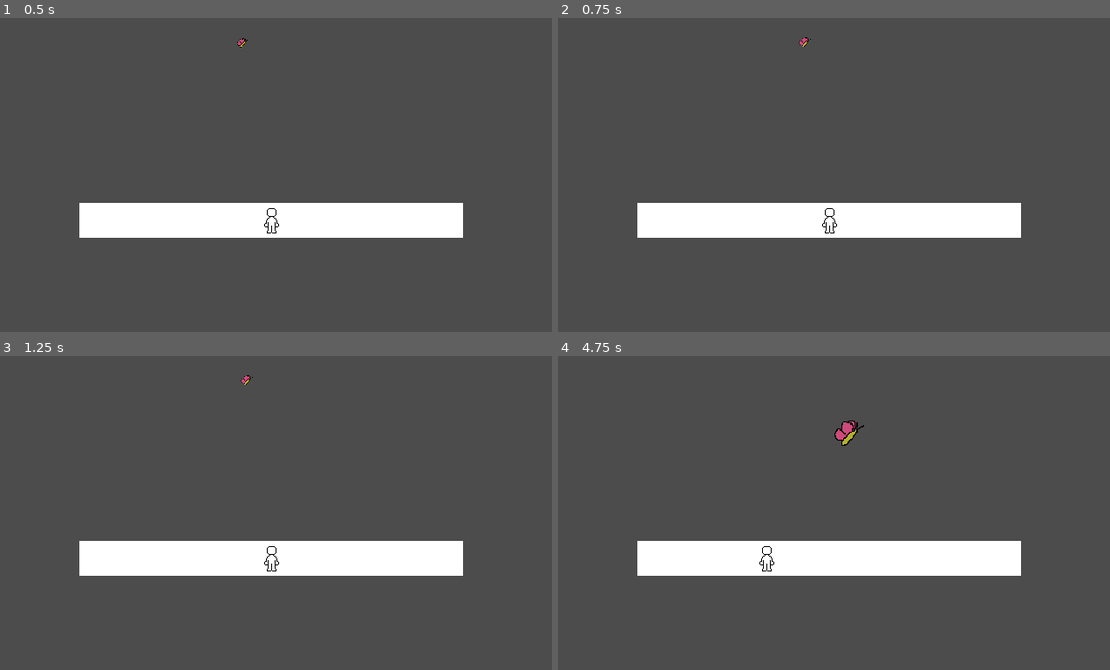
Above: before the commit, frames 1-4 (two rows, left to right).
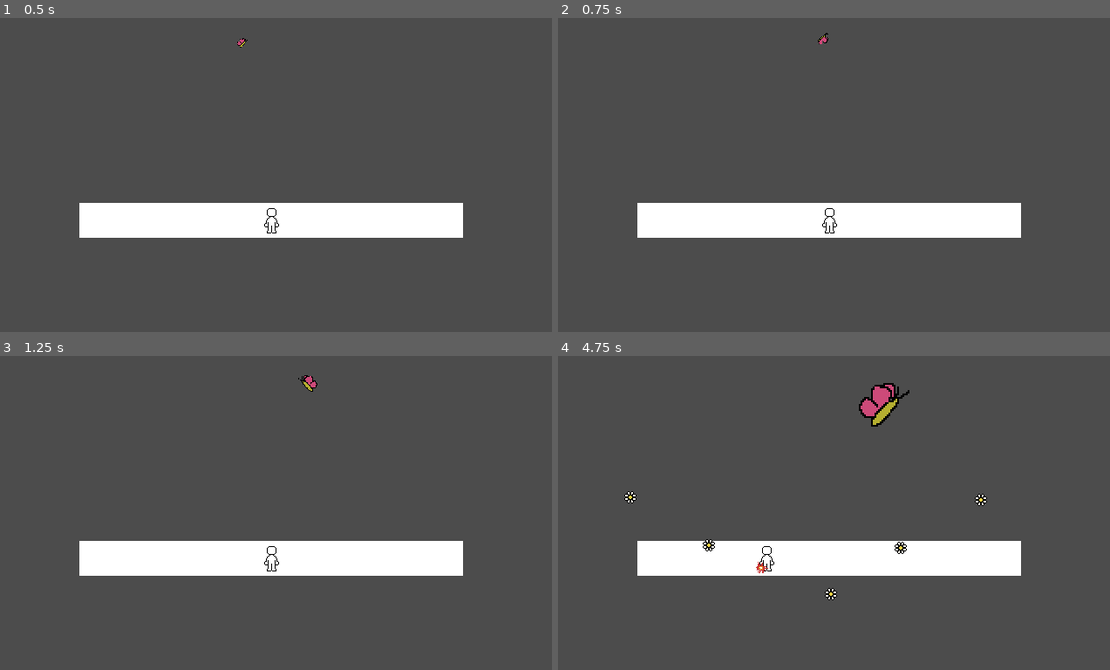
Above: after the commit, the same moments.

Repository: andersAsch0/Island-Game
Game: Godot game, scene res://scenes/BattleMode.tscn
The game is run twice, just before and just after one commit, with the same random seed, the same clock (stepped at 60 frames per second) and the same inputs. This scene is started directly instead of the project's main scene.
Inputs:
- Up to frame 1 (0.5 s): no input
- Up to frame 2 (0.75 s): tap Enter (ui_accept) at 0.5 s; hold Y (speedUpTime) from 0.53 s (still down); hold T (stopTime) from 0.53 s (still down)
- Up to frame 3 (1.25 s): keep holding Y (speedUpTime); keep holding T (stopTime); tap Enter (ui_accept) at 0.77 s
- Up to frame 4 (4.75 s): release T (stopTime) at 1.28 s; tap Space (dash) at 1.35, 4.35 s; tap Enter (ui_accept) at 1.52, 3.02, 3.77, 4.52 s; tap T (stopTime) at 1.55, 2.3, 2.85, 4.55 s; release Y (speedUpTime) at 2.03 s; hold F (enter_fight) 2.03-2.78 s; hold Left (ui_left) 2.03-3.53 s; hold R (reverseTime) 3.53-4.28 s; hold T (stopTime) 3.53-4.28 s; hold Right (ui_right) from 4.28 s (still down)

Frame 1 is identical in both runs. In frame 2, less than 0.1% of the frame differs, in the area x 43-49%, y 4-10%; in frame 3, 0.1%; in frame 4, 1.3%, in the area x 12-78%, y 8-78%.

Commit message:
continued work on combat
added cooldown, placeholder explosion effect, victory screen

Diff:
--- a/scenes/BattleMode.tscn
+++ b/scenes/BattleMode.tscn
@@ -25,3 +25,18 @@
 
 [node name="enemySpawnLocation" type="Position2D" parent="."]
 position = Vector2( 160, 25 )
+
+[node name="AbilityCoolDownTimer" type="Timer" parent="."]
+wait_time = 5.0
+one_shot = true
+
+[node name="VictoryButton" type="Button" parent="."]
+visible = false
+margin_left = 127.0
+margin_top = 36.0
+margin_right = 193.0
+margin_bottom = 56.0
+disabled = true
+text = "VICTORY"
+
+[connection signal="pressed" from="VictoryButton" to="." method="_on_VictoryButton_pressed"]
--- a/scenes/BattleModeEnemy.tscn
+++ b/scenes/BattleModeEnemy.tscn
@@ -6,6 +6,7 @@
 [ext_resource path="res://scripts/HitBox.gd" type="Script" id=4]
 [ext_resource path="res://scripts/HurtBox.gd" type="Script" id=5]
 [ext_resource path="res://scripts/enemyMovement.gd" type="Script" id=6]
+[ext_resource path="res://art/big explosion.png" type="Texture" id=7]
 
 [sub_resource type="CircleShape2D" id=14]
 radius = 16.0
@@ -20,6 +21,26 @@
 
 [sub_resource type="CircleShape2D" id=16]
 radius = 16.0312
+
+[sub_resource type="AtlasTexture" id=18]
+atlas = ExtResource( 7 )
+region = Rect2( 0, 0, 32, 32 )
+
+[sub_resource type="AtlasTexture" id=19]
+atlas = ExtResource( 7 )
+region = Rect2( 32, 0, 32, 32 )
+
+[sub_resource type="AtlasTexture" id=20]
+atlas = ExtResource( 7 )
+region = Rect2( 64, 0, 32, 32 )
+
+[sub_resource type="AtlasTexture" id=21]
+atlas = ExtResource( 7 )
+region = Rect2( 96, 0, 32, 32 )
+
+[sub_resource type="AtlasTexture" id=22]
+atlas = ExtResource( 7 )
+region = Rect2( 128, 0, 32, 32 )
 
 [sub_resource type="AtlasTexture" id=1]
 atlas = ExtResource( 1 )
@@ -71,6 +92,11 @@
 
 [sub_resource type="SpriteFrames" id=13]
 animations = [ {
+"frames": [ SubResource( 18 ), SubResource( 19 ), SubResource( 20 ), SubResource( 20 ), SubResource( 21 ), SubResource( 21 ), SubResource( 22 ), SubResource( 22 ), SubResource( 22 ), SubResource( 22 ), SubResource( 22 ) ],
+"loop": false,
+"name": "die",
+"speed": 5.0
+}, {
 "frames": [ SubResource( 1 ), SubResource( 2 ), SubResource( 3 ), SubResource( 4 ) ],
 "loop": true,
 "name": "idle",
@@ -91,11 +117,14 @@
 wait_time = 5.0
 one_shot = true
 
+[node name="DeathTimer" type="Timer" parent="."]
+wait_time = 2.0
+
+[node name="bulletSpawnTimer" type="Timer" parent="."]
+
 [node name="CollisionShape2D" type="CollisionShape2D" parent="."]
 visible = false
 shape = SubResource( 14 )
-
-[node name="bulletSpawnTimer" type="Timer" parent="."]
 
 [node name="bulletSpawnLocationY" type="Position2D" parent="."]
 position = Vector2( 0, 35 )
@@ -134,7 +163,10 @@
 position = Vector2( 3.8147e-06, 0 )
 rotation = 0.501648
 frames = SubResource( 13 )
-animation = "moving"
+animation = "die"
+frame = 10
+playing = true
 
 [connection signal="timeout" from="ApproachTimer" to="." method="_on_ApproachTimer_timeout"]
+[connection signal="timeout" from="DeathTimer" to="." method="_on_DeathTimer_timeout"]
 [connection signal="timeout" from="bulletSpawnTimer" to="." method="_on_bulletSpawnTimer_timeout"]
--- a/scenes/BattleModePlayer.tscn
+++ b/scenes/BattleModePlayer.tscn
@@ -152,6 +152,7 @@
 
 [node name="DashTimer" type="Timer" parent="."]
 wait_time = 0.1
+one_shot = true
 
 [node name="wallHitBox" type="CollisionShape2D" parent="."]
 position = Vector2( 0, 14 )
@@ -159,6 +160,7 @@
 shape = SubResource( 11 )
 
 [node name="DashCooldown" type="Timer" parent="."]
+one_shot = true
 
 [node name="HurtBox" type="Area2D" parent="."]
 visible = false
--- a/scenes/Bullet.tscn
+++ b/scenes/Bullet.tscn
@@ -1,9 +1,26 @@
-[gd_scene load_steps=8 format=2]
+[gd_scene load_steps=13 format=2]
 
 [ext_resource path="res://art/flower.png" type="Texture" id=1]
 [ext_resource path="res://scripts/battleMode/Bullet.gd" type="Script" id=2]
 [ext_resource path="res://scripts/HitBox.gd" type="Script" id=3]
 [ext_resource path="res://scripts/HurtBox.gd" type="Script" id=4]
+[ext_resource path="res://art/small explosion.png" type="Texture" id=5]
+
+[sub_resource type="AtlasTexture" id=4]
+atlas = ExtResource( 5 )
+region = Rect2( 0, 0, 32, 32 )
+
+[sub_resource type="AtlasTexture" id=5]
+atlas = ExtResource( 5 )
+region = Rect2( 32, 0, 32, 32 )
+
+[sub_resource type="AtlasTexture" id=6]
+atlas = ExtResource( 5 )
+region = Rect2( 64, 0, 32, 32 )
+
+[sub_resource type="AtlasTexture" id=7]
+atlas = ExtResource( 5 )
+region = Rect2( 96, 0, 32, 32 )
 
 [sub_resource type="SpriteFrames" id=1]
 animations = [ {
@@ -11,6 +28,11 @@
 "loop": true,
 "name": "default",
 "speed": 5.0
+}, {
+"frames": [ SubResource( 4 ), SubResource( 5 ), SubResource( 6 ), SubResource( 7 ) ],
+"loop": false,
+"name": "die",
+"speed": 8.0
 } ]
 
 [sub_resource type="CircleShape2D" id=2]
@@ -49,7 +71,11 @@
 [node name="CollisionShape2D" type="CollisionShape2D" parent="HurtBox"]
 shape = SubResource( 3 )
 
+[node name="DeathTimer" type="Timer" parent="."]
+wait_time = 0.5
+
 [connection signal="child_exiting_tree" from="." to="." method="_on_Bullet_child_exiting_tree"]
 [connection signal="screen_entered" from="VisibilityNotifier2D" to="." method="_on_VisibilityNotifier2D_screen_entered"]
 [connection signal="screen_exited" from="VisibilityNotifier2D" to="." method="_on_VisibilityNotifier2D_screen_exited"]
 [connection signal="timeout" from="DespawnTimer" to="." method="_on_DespawnTimer_timeout"]
+[connection signal="timeout" from="DeathTimer" to="." method="_on_DeathTimer_timeout"]
--- a/scenes/MainMenu.tscn
+++ b/scenes/MainMenu.tscn
@@ -31,7 +31,7 @@
 margin_right = 300.0
 margin_bottom = 40.0
 bbcode_enabled = true
-bbcode_text = "[center][color=black]I am an Island[/color][/center]"
-text = "I am an Island"
+bbcode_text = "[center][color=black]Island Game[/color][/center]"
+text = "Island Game"
 
 [connection signal="pressed" from="PlayButton" to="." method="_on_PlayButton_pressed"]
--- a/scripts/battleMode/BattleMode.gd
+++ b/scripts/battleMode/BattleMode.gd
@@ -35,16 +35,21 @@
 func _process(delta):
 	timerCount += delta
 	if(timerCount >= 1):
+		print("cooldown: ", $AbilityCoolDownTimer.time_left)
 		timerCount = 0
 		incrementAbilityTimes()
-func incrementAbilityTimes(): #FINISH ME
+func incrementAbilityTimes():
 	if currTimeMultiplier < 0: # if time is reversed, decrease time juice
 		currTimeJuice -= 1
 	if abs(currTimeMultiplier) > 1: # if time is fast, decrease time juice
 		currTimeJuice -= 1
+	if currTimeMultiplier == 1: # only regain the juice during normal time
+		currTimeJuice += 1
 
 
 func _input(event):
+	if($AbilityCoolDownTimer.time_left > 0):
+		return
 	if(event.is_action_pressed("reverseTime")):
 		reverseTime()
 	elif(event.is_action_pressed("stopTime")):
@@ -58,26 +63,32 @@
 func reverseTime():
 	get_tree().call_group("bulletTypes", "reverseTime") # reverse direction of ALREADY EXISTING bullets
 	get_tree().call_group("enemies", "reverseTime") # reverse direction of all future bullets spawned
+	$AbilityCoolDownTimer.start()
 	currTimeMultiplier *= -1
 func stopTime():
 	get_tree().call_group("bulletTypes", "stopTime")
 	get_tree().call_group("enemies", "stopTime")
+	$AbilityCoolDownTimer.start()
 	timeIsStopped = true
 func resumeTime():
 	get_tree().call_group("bulletTypes", "resumeTime")
 	get_tree().call_group("enemies", "resumeTime")
+	$AbilityCoolDownTimer.start()
 	timeIsStopped = false
 func speedUpTime():
 	get_tree().call_group("bulletTypes", "speedUpTime", 2)
 	get_tree().call_group("enemies", "speedUpTime", 2)
+	$AbilityCoolDownTimer.start()
 
 #SIGNALS FROM ENEMY
 var overWorldPath = "res://scenes/World.tscn"
 
 func on_attack_phase_starting():
-	print("attack phase starting")
+	pass
 func on_attack_phase_ending():
-	print("attack phase ending")
+	pass
 func on_enemyDead():
-	print("RIP")
+	$VictoryButton.visible = true
+	$VictoryButton.disabled = false
+func _on_VictoryButton_pressed():
 	var _PTS = get_tree().change_scene(overWorldPath)
--- a/scripts/battleMode/BattleModeEnemy.gd
+++ b/scripts/battleMode/BattleModeEnemy.gd
@@ -113,8 +113,11 @@
 	currentHP -= 1
 	print("enemy HP = ", currentHP)
 	if currentHP <= 0:
-		die()
-func die():
+		$enemyMovement.set_process(false)
+		$enemyMovement/PathFollow2D/AnimatedSprite.play("die")
+		$DeathTimer.start() #leave time to play death animation before showing win screen
+		get_tree().call_group("bulletTypes", "die")
+func _on_DeathTimer_timeout():
 	$bulletSpawnTimer.paused = true
 	$ApproachTimer.paused = true
 	emit_signal("enemyDead")
--- a/scripts/battleMode/Bullet.gd
+++ b/scripts/battleMode/Bullet.gd
@@ -26,6 +26,8 @@
 
 # DESPAWNING STUFF
 
+func getHit(_damage : int): #called when bullet hits player or enemy
+	die()
 func _on_VisibilityNotifier2D_screen_exited():
 	if not $DespawnTimer.paused: #dont call start when it gets deleted
 		$DespawnTimer.start() #if it exits the screen, start the timer, ignoring any past enters or exits
@@ -34,8 +36,15 @@
 		$DespawnTimer.stop() #dont despawn on screen
 func _on_DespawnTimer_timeout():
 	queue_free()
-func getHit(_damage : int):
+func die(): #called by enemy when it dies
+	$AnimatedSprite.play("die")
+	#$HitBox.queue_free() # dont hit player during explosion animation
+	set_process(false) #stop moving
+	$DeathTimer.start() # give time for explosion to play
+func _on_DeathTimer_timeout():
 	queue_free()
+
+
 
 func _on_Bullet_child_exiting_tree(_timer : Timer): # please stop
 	$DespawnTimer.paused = true
Binary file added: art/big explosion.png
Not shown, added: art/big explosion.png.import
Binary file added: art/small explosion.png
Not shown, added: art/small explosion.png.import
Not shown: 1 places in scenes/BattleModeEnemy.tscn that only renumber resources
